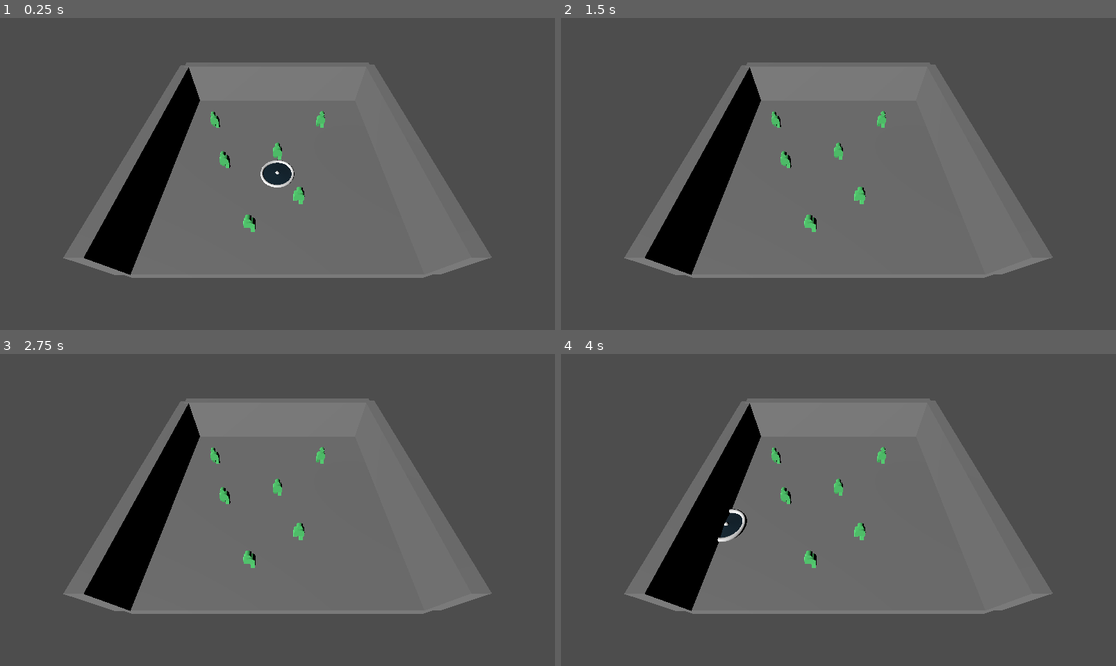
Above: before the commit, frames 1-4 (two rows, left to right).
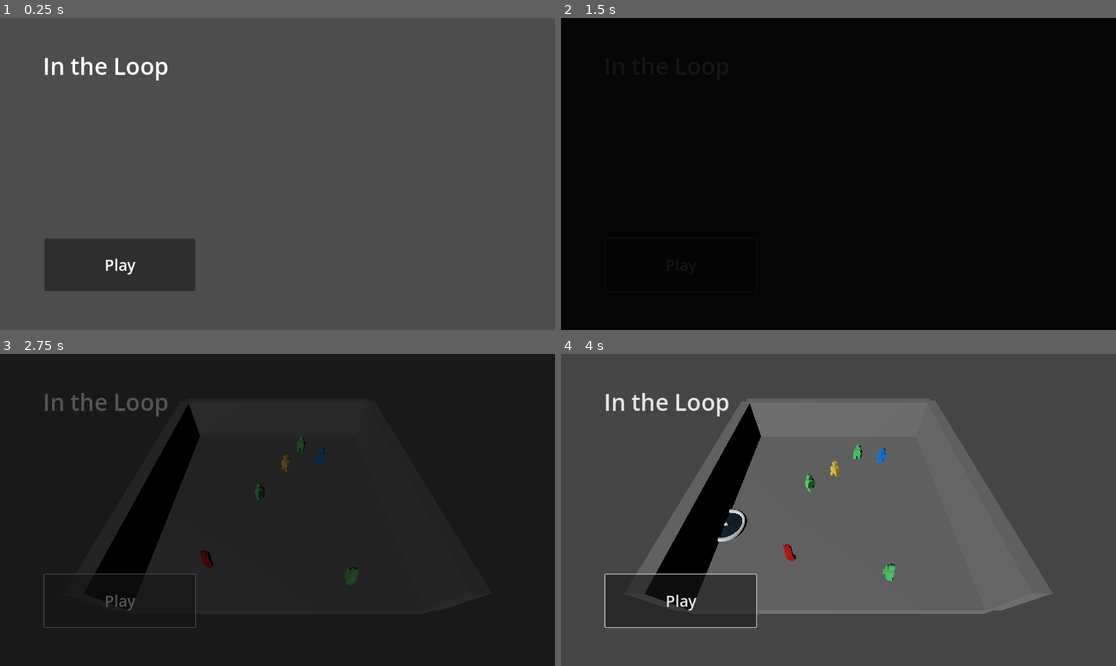
Above: after the commit, the same moments.

Repository: NewspaperTheCat/GMTK2025
Game: Godot game, scene res://Navigation/game_controller.tscn
Two runs of this game, one before a commit and one after it. Both use one fixed random seed, a clock stepped at 60 frames per second and the inputs below. Before the commit the project starts from res://game_controller.tscn.
Inputs (mouse positions are in pixels of both pictures, inside the frame that each line leads up to):
- Up to frame 1 (0.25 s): no input
- Up to frame 2 (1.5 s): click (683, 264) at 0.5 s, where only the run after the commit has a clickable "Play"; click (683, 264) at 1.25 s, where only the run after the commit has a clickable "Play"
- Up to frame 3 (2.75 s): click (122, 600) at 2 s, where only the run after the commit has a clickable "Play"
- Up to frame 4 (4 s): move the mouse to (960, 494) at 2.77 s; click (960, 494) at 2.92 s; move the mouse to (727, 525) at 3.52 s; click (727, 525) at 3.67 s

The runs differ from the first frame. In frame 1, 42% of the frame differs, in the area x 8-89%, y 12-88%; in frame 2, 96%, in the area x 0-100%, y 0-100%; in frame 3, 95%; in frame 4, 5.3%.
Error before the commit: Parse Error: Identifier "GM" not declared in the current scope. (res://Elements/grimblo.gd:56)

Commit message:
Base Scene Transition Integration
big flaw: GUI hangs around

Diff:
--- a/Elements/grimblo.gd
+++ b/Elements/grimblo.gd
@@ -53,7 +53,7 @@
 		initMousePos = get_viewport().get_mouse_position()
 	if(hasClicked == true && !Input.is_mouse_button_pressed(MOUSE_BUTTON_LEFT)):
 		launchVector = get_viewport().get_mouse_position() - initMousePos
-		velocity = Vector3(launchVector.x, 0, launchVector.y).normalized() * GM.level.crowd_speed
+		velocity = Vector3(launchVector.x, 0, launchVector.y).normalized() * Global.level.crowd_speed
 		move_and_slide()
 		hasMoved = true
 		hasClicked = false
--- a/Levels/Level1.tscn
+++ b/Navigation/Levels/Level1.tscn
@@ -1,7 +1,7 @@
 [gd_scene load_steps=8 format=3 uid="uid://btdsdpbb5wvlb"]
 
 [ext_resource type="PackedScene" uid="uid://oqpsd56sxbch" path="res://Elements/grimblo.tscn" id="1_3anf8"]
-[ext_resource type="Script" uid="uid://dgw18dh6btfxp" path="res://Levels/level.gd" id="1_fhqol"]
+[ext_resource type="Script" uid="uid://dgw18dh6btfxp" path="res://Navigation/Levels/level.gd" id="1_fhqol"]
 [ext_resource type="PackedScene" uid="uid://bwlm62q1aprja" path="res://Elements/player.tscn" id="2_fhqol"]
 
 [sub_resource type="BoxShape3D" id="BoxShape3D_ma5b5"]
--- /dev/null
+++ b/Navigation/game_controller.gd
@@ -0,0 +1,89 @@
+class_name GameController extends Node
+
+@onready var world_3d: Node3D = $World3D
+@onready var world_2d: Node2D = $World2D
+@onready var gui: Control = $GUI
+@onready var transition_controller: TransitionController = $TransitionController
+
+var current_3d_scene
+var current_2d_scene
+var current_gui_scene
+
+func _ready() -> void:
+	Global.game_controller = self
+	current_gui_scene = $GUI/Title
+
+func change_gui_scene(new_scene: String,
+	delete: bool = true,
+	keep_running: bool = false,
+	transition: bool = true,
+	transition_in: String = "Fade In",
+	transition_out: String = "Fade Out",
+	seconds: float = 1.0
+) -> void:
+	if transition:
+		transition_controller.transition(transition_out, seconds)
+		await transition_controller.animation_player.animation_finished
+
+	if current_gui_scene != null:
+		if delete:
+			current_gui_scene.queue_free()
+		elif keep_running:
+			current_gui_scene.visible = false
+		else:
+			gui.remove_child(current_gui_scene)
+	var new = load(new_scene).instantiate()
+	gui.add_child(new)
+	current_gui_scene = new
+
+	transition_controller.transition(transition_in, seconds)
+
+func change_2d_scene(new_scene: String,
+	delete: bool = true,
+	keep_running: bool = false,
+	transition: bool = true,
+	transition_in: String = "Fade In",
+	transition_out: String = "Fade Out",
+	seconds: float = 1.0
+) -> void:
+	if transition:
+		transition_controller.transition(transition_out, seconds)
+		await transition_controller.animation_player.animation_finished
+
+	if current_2d_scene != null:
+		if delete:
+			current_2d_scene.queue_free()
+		elif keep_running:
+			current_2d_scene.visible = false
+		else:
+			gui.remove_child(current_2d_scene)
+	var new = load(new_scene).instantiate()
+	gui.add_child(new)
+	current_2d_scene = new
+
+	transition_controller.transition(transition_in, seconds)
+
+func change_3d_scene(new_scene: String,
+	delete: bool = true,
+	keep_running: bool = false,
+	transition: bool = true,
+	transition_in: String = "Fade In",
+	transition_out: String = "Fade Out",
+	seconds: float = 1.0
+) -> void:
+	if transition:
+		transition_controller.transition(transition_out, seconds)
+		await transition_controller.animation_player.animation_finished
+
+	if current_3d_scene != null:
+		if delete:
+			current_3d_scene.queue_free()
+		elif keep_running:
+			current_3d_scene.visible = false
+		else:
+			gui.remove_child(current_3d_scene)
+	var new = load(new_scene).instantiate()
+	gui.add_child(new)
+	current_3d_scene = new
+
+	transition_controller.transition(transition_in, seconds)
--- /dev/null
+++ b/Navigation/game_controller.tscn
@@ -0,0 +1,32 @@
+[gd_scene load_steps=4 format=3 uid="uid://cid6qokd0pwe3"]
+
+[ext_resource type="Script" uid="uid://b0cnpk0ymgsu6" path="res://Navigation/game_controller.gd" id="1_3iy47"]
+[ext_resource type="PackedScene" uid="uid://gct2ttl1x15w" path="res://Navigation/title.tscn" id="2_alenl"]
+[ext_resource type="PackedScene" uid="uid://dhkf2waclclh" path="res://Navigation/transition_controller.tscn" id="3_alenl"]
+
+[node name="GameController" type="Control"]
+layout_mode = 3
+anchors_preset = 15
+anchor_right = 1.0
+anchor_bottom = 1.0
+grow_horizontal = 2
+grow_vertical = 2
+script = ExtResource("1_3iy47")
+
+[node name="World3D" type="Node3D" parent="."]
+
+[node name="World2D" type="Node2D" parent="."]
+
+[node name="GUI" type="Control" parent="."]
+layout_mode = 1
+anchors_preset = 15
+anchor_right = 1.0
+anchor_bottom = 1.0
+grow_horizontal = 2
+grow_vertical = 2
+
+[node name="Title" parent="GUI" instance=ExtResource("2_alenl")]
+layout_mode = 1
+
+[node name="TransitionController" parent="." instance=ExtResource("3_alenl")]
+layout_mode = 1
--- /dev/null
+++ b/Navigation/scene_redirector.gd
@@ -0,0 +1,11 @@
+extends Node
+
+func _to_title():
+	Global.game_controller.change_gui_scene("res://Navigation/title.tscn")
+
+func _to_select():
+	Global.game_controller.change_gui_scene("WRITE THIS")
+
+func _to_level():
+	print("moving to level")
+	Global.game_controller.change_3d_scene("res://Navigation/Levels/Level1.tscn")
--- /dev/null
+++ b/Navigation/title.tscn
@@ -0,0 +1,56 @@
+[gd_scene load_steps=4 format=3 uid="uid://gct2ttl1x15w"]
+
+[ext_resource type="Script" uid="uid://c3ca7ynedm1wt" path="res://Navigation/scene_redirector.gd" id="1_yi8iy"]
+
+[sub_resource type="LabelSettings" id="LabelSettings_8bpl4"]
+font_size = 48
+
+[sub_resource type="LabelSettings" id="LabelSettings_yi8iy"]
+font_size = 32
+
+[node name="Title" type="Control"]
+layout_mode = 3
+anchors_preset = 15
+anchor_right = 1.0
+anchor_bottom = 1.0
+grow_horizontal = 2
+grow_vertical = 2
+script = ExtResource("1_yi8iy")
+
+[node name="Label" type="Label" parent="."]
+layout_mode = 1
+offset_left = 89.0
+offset_top = 66.0
+offset_right = 177.0
+offset_bottom = 89.0
+text = "In the Loop"
+label_settings = SubResource("LabelSettings_8bpl4")
+
+[node name="Button" type="Button" parent="."]
+layout_mode = 1
+anchors_preset = 2
+anchor_top = 1.0
+anchor_bottom = 1.0
+offset_left = 92.0
+offset_top = -190.0
+offset_right = 405.0
+offset_bottom = -81.0
+grow_vertical = 0
+
+[node name="Label" type="Label" parent="Button"]
+layout_mode = 1
+anchors_preset = 8
+anchor_left = 0.5
+anchor_top = 0.5
+anchor_right = 0.5
+anchor_bottom = 0.5
+offset_left = -0.5
+offset_top = -11.5
+offset_right = 0.5
+offset_bottom = 11.5
+grow_horizontal = 2
+grow_vertical = 2
+text = "Play"
+label_settings = SubResource("LabelSettings_yi8iy")
+
+[connection signal="pressed" from="Button" to="." method="_to_level"]
--- /dev/null
+++ b/Navigation/transition_controller.gd
@@ -0,0 +1,7 @@
+class_name TransitionController extends Control
+
+@onready var color_rect: ColorRect = $ColorRect
+@onready var animation_player: AnimationPlayer = $AnimationPlayer
+
+func transition(animation: String, seconds: float):
+	animation_player.play(animation, -1.0, 1 / seconds)
--- /dev/null
+++ b/Navigation/transition_controller.tscn
@@ -0,0 +1,80 @@
+[gd_scene load_steps=6 format=3 uid="uid://dhkf2waclclh"]
+
+[ext_resource type="Script" uid="uid://c76hxkahxvx6v" path="res://Navigation/transition_controller.gd" id="1_0r2wm"]
+
+[sub_resource type="Animation" id="Animation_soqow"]
+resource_name = "Fade In"
+tracks/0/type = "value"
+tracks/0/imported = false
+tracks/0/enabled = true
+tracks/0/path = NodePath("ColorRect:color")
+tracks/0/interp = 1
+tracks/0/loop_wrap = true
+tracks/0/keys = {
+"times": PackedFloat32Array(0, 1),
+"transitions": PackedFloat32Array(1, 1),
+"update": 0,
+"values": [Color(0, 0, 0, 1), Color(0, 0, 0, 0)]
+}
+
+[sub_resource type="Animation" id="Animation_vgxje"]
+length = 0.001
+tracks/0/type = "value"
+tracks/0/imported = false
+tracks/0/enabled = true
+tracks/0/path = NodePath("ColorRect:color")
+tracks/0/interp = 1
+tracks/0/loop_wrap = true
+tracks/0/keys = {
+"times": PackedFloat32Array(0),
+"transitions": PackedFloat32Array(1),
+"update": 0,
+"values": [Color(0, 0, 0, 0)]
+}
+
+[sub_resource type="Animation" id="Animation_0r2wm"]
+resource_name = "Fade Out"
+tracks/0/type = "value"
+tracks/0/imported = false
+tracks/0/enabled = true
+tracks/0/path = NodePath("ColorRect:color")
+tracks/0/interp = 1
+tracks/0/loop_wrap = true
+tracks/0/keys = {
+"times": PackedFloat32Array(0, 1),
+"transitions": PackedFloat32Array(1, 1),
+"update": 0,
+"values": [Color(0, 0, 0, 0), Color(0, 0, 0, 1)]
+}
+
+[sub_resource type="AnimationLibrary" id="AnimationLibrary_i1fhm"]
+_data = {
+&"Fade In": SubResource("Animation_soqow"),
+&"Fade Out": SubResource("Animation_0r2wm"),
+&"RESET": SubResource("Animation_vgxje")
+}
+
+[node name="TransitionController" type="Control"]
+layout_mode = 3
+anchors_preset = 15
+anchor_right = 1.0
+anchor_bottom = 1.0
+grow_horizontal = 2
+grow_vertical = 2
+mouse_filter = 2
+script = ExtResource("1_0r2wm")
+
+[node name="ColorRect" type="ColorRect" parent="."]
+layout_mode = 1
+anchors_preset = 15
+anchor_right = 1.0
+anchor_bottom = 1.0
+grow_horizontal = 2
+grow_vertical = 2
+mouse_filter = 2
+color = Color(0, 0, 0, 0)
+
+[node name="AnimationPlayer" type="AnimationPlayer" parent="."]
+libraries = {
+&"": SubResource("AnimationLibrary_i1fhm")
+}
--- a/game_controller.gd
+++ /dev/null
@@ -1,49 +0,0 @@
-class_name GameController extends Node
-
-@export var world_3d : Node3D
-@export var world_2d : Node2D
-@export var gui : Control
-
-var current_3d_scene
-var current_2d_scene
-var current_gui_scene
-
-func _ready() -> void:
-	Global.game_controller = self
-	current_3d_scene = $World3D/Level1
-
-func change_gui_scene(new_scene: String, delete: bool = true, keep_running: bool = false) -> void:
-	if current_gui_scene != null:
-		if delete:
-			current_gui_scene.queue_free()
-		elif keep_running:
-			current_gui_scene.visible = false
-		else:
-			gui.remove_child(current_gui_scene)
-	var new = load(new_scene).instantiate()
-	gui.add_child(new)
-	current_gui_scene = new
-
-func change_2d_scene(new_scene: String, delete: bool = true, keep_running: bool = false) -> void:
-	if current_2d_scene != null:
-		if delete:
-			current_2d_scene.queue_free()
-		elif keep_running:
-			current_2d_scene.visible = false
-		else:
-			gui.remove_child(current_2d_scene)
-	var new = load(new_scene).instantiate()
-	gui.add_child(new)
-	current_2d_scene = new
-
-func change_3d_scene(new_scene: String, delete: bool = true, keep_running: bool = false) -> void:
-	if current_3d_scene != null:
-		if delete:
-			current_3d_scene.queue_free()
-		elif keep_running:
-			current_3d_scene.visible = false
-		else:
-			gui.remove_child(current_3d_scene)
-	var new = load(new_scene).instantiate()
-	gui.add_child(new)
-	current_3d_scene = new
--- a/game_controller.tscn
+++ /dev/null
@@ -1,19 +0,0 @@
-[gd_scene load_steps=3 format=3 uid="uid://cid6qokd0pwe3"]
-
-[ext_resource type="Script" uid="uid://b0cnpk0ymgsu6" path="res://game_controller.gd" id="1_3iy47"]
-[ext_resource type="PackedScene" uid="uid://btdsdpbb5wvlb" path="res://Levels/Level1.tscn" id="2_soqow"]
-
-[node name="GameController" type="Node2D"]
-script = ExtResource("1_3iy47")
-
-[node name="World3D" type="Node3D" parent="."]
-
-[node name="Level1" parent="World3D" instance=ExtResource("2_soqow")]
-
-[node name="World2D" type="Node2D" parent="."]
-
-[node name="GUI" type="Control" parent="."]
-layout_mode = 3
-anchors_preset = 0
-offset_right = 40.0
-offset_bottom = 40.0
Renamed: Levels/level.gd -> Navigation/Levels/level.gd
Renamed: Levels/level.gd.uid -> Navigation/Levels/level.gd.uid
Renamed: game_controller.gd.uid -> Navigation/game_controller.gd.uid
Not shown, added: Navigation/scene_redirector.gd.uid
Not shown, added: Navigation/transition_controller.gd.uid
Not shown, added: Navigation/Levels/Level1.tscn17524054036.tmp
